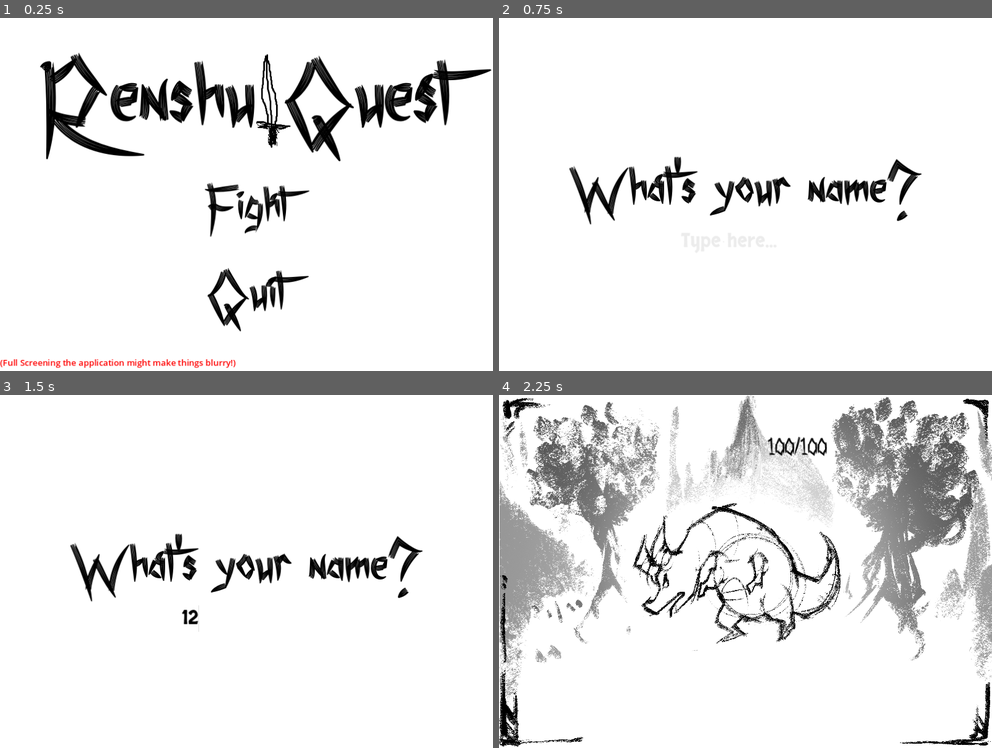
Above: before the commit, frames 1-4 (two rows, left to right).
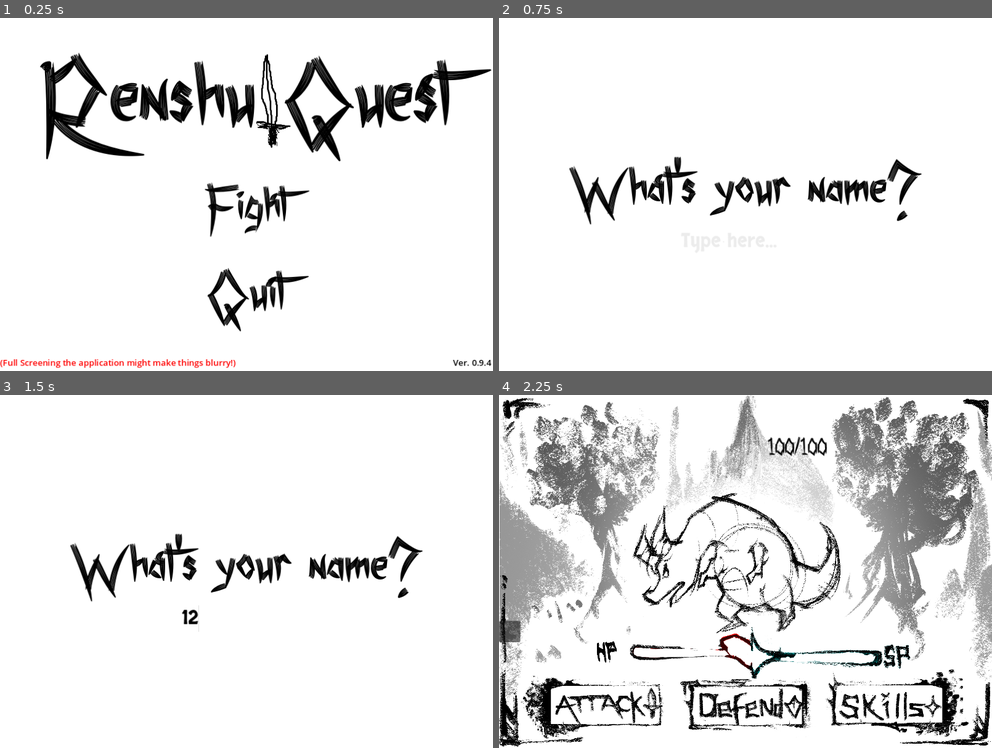
Above: after the commit, the same moments.

Repository: pseudonym07/renshu-main
Game: Godot game, scene res://MainMenu.tscn
The game is run twice, just before and just after one commit, with the same random seed, the same clock (stepped at 60 frames per second) and the same inputs.
Inputs (mouse positions are in pixels of both pictures, inside the frame that each line leads up to):
- Up to frame 1 (0.25 s): no input
- Up to frame 2 (0.75 s): click "Fight" at 0.5 s
- Up to frame 3 (1.5 s): click (246, 624) at 1.27 s; type "12" at 1.35 s
- Up to frame 4 (2.25 s): tap Enter at 2, 2.1 s; move the mouse to (853, 553) at 2.02 s

The runs differ from the first frame. In frame 1, less than 0.1% of the frame differs, in the area x 91-100%, y 96-99%; in frame 2, nothing differs; in frame 3, nothing differs; in frame 4, 11%, in the area x 0-96%, y 27-98%.

Commit message:
Added Health Bar and Buttons
Just need to start adding functions to everything then we'll have a legit FUNCTIONING game.

Diff:
--- /dev/null
+++ b/ActionsPanelShow.gd
@@ -0,0 +1,10 @@
+extends Panel
+
+# Called when the node enters the scene tree for the first time.
+func _ready():
+	hide()
+
+func _input(event):
+	if event is InputEventKey and event.pressed:
+		if event.keycode == KEY_ENTER:
+			show()
--- a/BattleUI.tscn
+++ b/BattleUI.tscn
@@ -9,6 +9,15 @@
 [ext_resource type="Script" path="res://PlayerNamePrompt.gd" id="5_s0ou1"]
 [ext_resource type="Texture2D" uid="uid://xn028gagtlof" path="res://assets/Leo's UI Assets/PaulFrame.png" id="8_w2s8h"]
 [ext_resource type="Texture2D" uid="uid://bln2jdedmmkeu" path="res://assets/Leo's UI Assets/BackgroundDetails.png" id="9_qwkly"]
+[ext_resource type="Texture2D" uid="uid://dgsn2lk8xs1fp" path="res://assets/Leo's UI Assets/DefendButton.png" id="10_83lgu"]
+[ext_resource type="Script" path="res://ActionsPanelShow.gd" id="10_o5bdw"]
+[ext_resource type="Texture2D" uid="uid://vvwklj6itrjl" path="res://assets/Leo's UI Assets/SkillButton.png" id="11_tb6q2"]
+[ext_resource type="Texture2D" uid="uid://c4bieuwamrkwl" path="res://assets/Leo's UI Assets/AttackButton.png" id="12_vc8po"]
+[ext_resource type="Script" path="res://ShowPlayerStats.gd" id="13_8q0pq"]
+[ext_resource type="Texture2D" uid="uid://dlyqwwgd0xs3r" path="res://assets/Leo's UI Assets/HealthBar.png" id="13_aoi0k"]
+[ext_resource type="Texture2D" uid="uid://chahc4iwitgej" path="res://assets/Leo's UI Assets/SpecialBar.png" id="14_u8pri"]
+[ext_resource type="Texture2D" uid="uid://cvnjx514ooegx" path="res://assets/BarAssets/health.png" id="16_xcvje"]
+[ext_resource type="Texture2D" uid="uid://ynagxwjqgpek" path="res://assets/BarAssets/special.png" id="18_phw8g"]
 
 [sub_resource type="CanvasTexture" id="CanvasTexture_t4pbb"]
 
@@ -47,12 +56,12 @@
 metadata/_edit_lock_ = true
 
 [node name="Pname Prompt" type="Panel" parent="."]
-visible = false
 layout_mode = 1
 anchors_preset = 10
 anchor_right = 1.0
+offset_left = 2.0
 offset_top = 464.0
-offset_right = -4.0
+offset_right = -2.0
 offset_bottom = 664.0
 grow_horizontal = 2
 theme_override_styles/panel = SubResource("StyleBoxFlat_1it28")
@@ -105,7 +114,7 @@
 grow_vertical = 2
 
 [node name="DRGN" type="Sprite2D" parent="VBoxContainer"]
-position = Vector2(-16, 0)
+position = Vector2(-16, -19)
 scale = Vector2(0.212, 0.212)
 texture = ExtResource("2_skg58")
 
@@ -125,3 +134,57 @@
 grow_horizontal = 2
 grow_vertical = 0
 theme_override_styles/panel = SubResource("StyleBoxEmpty_7tc64")
+script = ExtResource("10_o5bdw")
+
+[node name="Bars" type="Panel" parent="ActionsPanel"]
+layout_mode = 2
+offset_top = -159.0
+offset_right = 40.0
+offset_bottom = -119.0
+script = ExtResource("13_8q0pq")
+
+[node name="HealthBar" type="TextureProgressBar" parent="ActionsPanel/Bars"]
+layout_mode = 2
+offset_left = 155.0
+offset_top = -214.0
+offset_right = 2255.0
+offset_bottom = 1286.0
+scale = Vector2(0.3, 0.3)
+texture_under = ExtResource("13_aoi0k")
+texture_progress = ExtResource("16_xcvje")
+tint_under = Color(1, 0, 0, 1)
+radial_initial_angle = 48.6
+
+[node name="SpecialBar" type="TextureProgressBar" parent="ActionsPanel/Bars"]
+layout_mode = 2
+offset_left = 155.0
+offset_top = -214.0
+offset_right = 2255.0
+offset_bottom = 1286.0
+scale = Vector2(0.3, 0.3)
+texture_under = ExtResource("14_u8pri")
+texture_progress = ExtResource("18_phw8g")
+tint_under = Color(0, 0.584314, 0.584314, 1)
+
+[node name="Actions" type="HBoxContainer" parent="ActionsPanel"]
+layout_mode = 1
+anchors_preset = 15
+anchor_right = 1.0
+anchor_bottom = 1.0
+grow_horizontal = 2
+grow_vertical = 2
+
+[node name="DefendButton" type="Sprite2D" parent="ActionsPanel/Actions"]
+position = Vector2(465, -9)
+scale = Vector2(0.2, 0.2)
+texture = ExtResource("10_83lgu")
+
+[node name="SkillButton" type="Sprite2D" parent="ActionsPanel/Actions"]
+position = Vector2(734, -11)
+scale = Vector2(0.2, 0.2)
+texture = ExtResource("11_tb6q2")
+
+[node name="AttackButton" type="Sprite2D" parent="ActionsPanel/Actions"]
+position = Vector2(199, -8)
+scale = Vector2(0.201333, 0.201333)
+texture = ExtResource("12_vc8po")
--- a/MainMenu.tscn
+++ b/MainMenu.tscn
@@ -26,10 +26,10 @@
 texture = SubResource("CanvasTexture_0jor7")
 
 [node name="Verison Number" type="Label" parent="."]
-offset_left = 1032.0
-offset_top = 592.0
-offset_right = 1103.0
-offset_bottom = 618.0
+offset_left = 849.0
+offset_top = 637.0
+offset_right = 920.0
+offset_bottom = 663.0
 theme_override_colors/font_color = Color(0, 0, 0, 1)
 text = "Ver. 0.9.4"
 
--- a/PlayerNamePrompt.gd
+++ b/PlayerNamePrompt.gd
@@ -4,7 +4,7 @@
 
 # Called when the node enters the scene tree for the first time.
 func _ready():
-	set_text("The Sketch Dragon appears, deafeat it \n" + AskPname.playerName[0].to_upper() + AskPname.playerName.substr(1,-1) + "!")
+	set_text("The Sketch Dragon appears, defeat it \n" + AskPname.playerName[0].to_upper() + AskPname.playerName.substr(1,-1) + "!")
 
 func _input(event):
 	if event is InputEventKey and event.pressed:
--- /dev/null
+++ b/ShowPlayerStats.gd
@@ -0,0 +1,11 @@
+extends Panel
+
+
+# Called when the node enters the scene tree for the first time.
+func _ready():
+	hide()
+
+func _input(event):
+	if event is InputEventKey and event.pressed:
+		if event.keycode == KEY_ENTER:
+			show()
--- a/project.godot
+++ b/project.godot
@@ -14,7 +14,8 @@
 run/main_scene="res://MainMenu.tscn"
 config/features=PackedStringArray("4.0")
 boot_splash/bg_color=Color(1, 1, 1, 1)
-boot_splash/image="res://assets/titles_screen_assets/sword-removebg-preview.png"
+boot_splash/image="res://assets/titles_screen_assets/loadingscrn.png"
+boot_splash/fullsize=false
 config/icon="res://assets/monsters/D29668A8-54C9-4AAC-87A9-22CA10B98DA0-1.png"
 
 [autoload]
Not shown: 1 places in BattleUI.tscn that only renumber resources
Binary file added: assets/BarAssets/health.png
Not shown, added: assets/BarAssets/health.png.import
Binary file added: assets/BarAssets/special.png
Not shown, added: assets/BarAssets/special.png.import
Binary file added: assets/Leo's UI Assets/HealthBar.png
Not shown, added: assets/Leo's UI Assets/HealthBar.png.import
Binary file added: assets/Leo's UI Assets/SpecialBar.png
Not shown, added: assets/Leo's UI Assets/SpecialBar.png.import
Binary file added: assets/titles_screen_assets/loadingscrn.png
Not shown, added: assets/titles_screen_assets/loadingscrn.png.import
